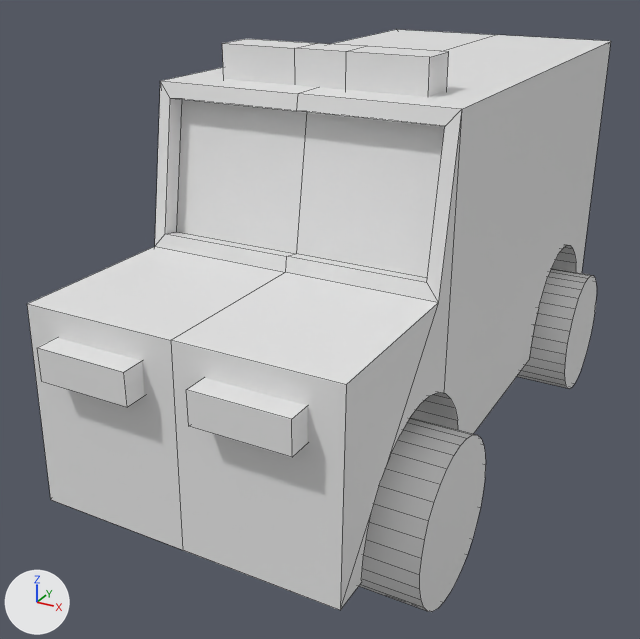
An edit to the Blender file Assets/Assets/3D/bus.blend, drawn before and after from the same camera.
One viewpoint serves both versions: a camera (50 mm lens) standing at (7.03, -13.88, 5.43) and looking at (-0.71, 0.2, -1.61). Lighting does not change. The marker at lower left points along +X, +Y and +Z. Mesh edges are drawn as thin lines.
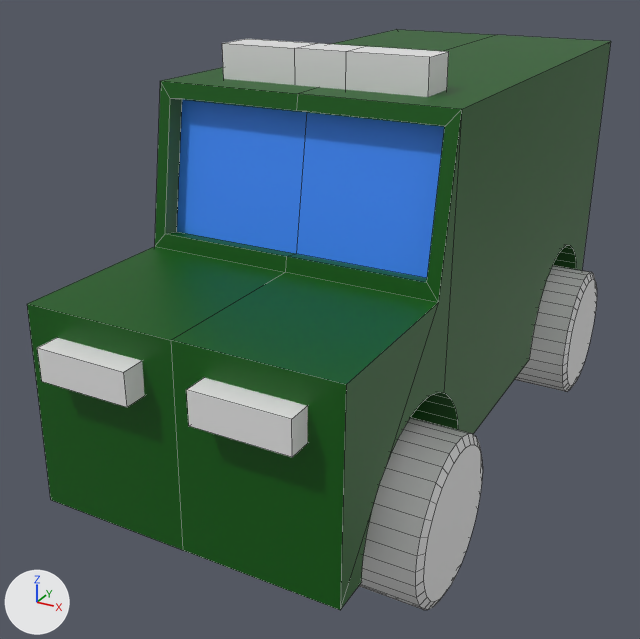
Changed parts and their boxes (x1, y1, x2, y2) in the pictures (640 x 639 px):
'Cube', recoloured, surface changed (grey to green)
    both: (27, 29, 611, 610)
'Cylinder.001', modifiers changed
    before: (359, 417, 486, 611)
    after: (359, 266, 597, 610)
'Cylinder.002', deleted
    before: (517, 268, 597, 389)

Diff of the bpy script that builds the scene:
```diff
--- a/Assets/Assets/3D/bus.blend.py
+++ b/Assets/Assets/3D/bus.blend.py
@@ img_cube_base_color @@
+img_cube_base_color = load_image('Cube Base Color', '../2D/textures/policebusMain.png', 512, 512, 'sRGB')
@@ mat_material @@
+mat_material = principled_material('Material')
+mat_material.texture = img_cube_base_color
@@ me_cube_001 @@
 me_cube_001.from_pydata(...)  # 199 vertices, 116 faces; spans x -1.0..1.0, y -1.0..1.51, z -1.0..1.0
 # used by ob_cube; location = (0.0, 0.0, 0.0); scale = (2.67, 5.37, 3.11)
+# me_cube_001 part 1: texture (UV) coordinates of 116 of 116 faces, centred in x -1.0..1.0, y -1.0..1.51, z -1.0..1.0, changed; they spanned u 0.12..0.94, v 0.0..1.0 and now span u 0.04..0.96, v 0.04..0.95
+me_cube_001.materials.append(mat_material)  # picture img_cube_base_color
@@ ob_cylinder_001 @@
 _m = ob_cylinder_001.modifiers.new('Mirror', 'MIRROR')
 _m.mirror_object = ob_cube
+_m = ob_cylinder_001.modifiers.new('Bevel', 'BEVEL')
+_m.width = 0.11
+_m.width_pct = 0.11
+_m = ob_cylinder_001.modifiers.new('Array', 'ARRAY')
+_m.relative_offset_displace = (0.0, 2.9, 0.0)
@@ ob_cylinder_002 @@
-ob_cylinder_002 = bpy.data.objects.new('Cylinder.002', me_cylinder_002)
-ob_cylinder_002.location = (2.67, 5.39, -3.08)
-ob_cylinder_002.rotation_euler = (0.0, 1.571, 0.0)  # degrees (0, 90, 0)
-ob_cylinder_002.scale = (1.34, 1.34, 0.64)
-_m = ob_cylinder_002.modifiers.new('Mirror', 'MIRROR')
-_m.mirror_object = ob_cube
```
